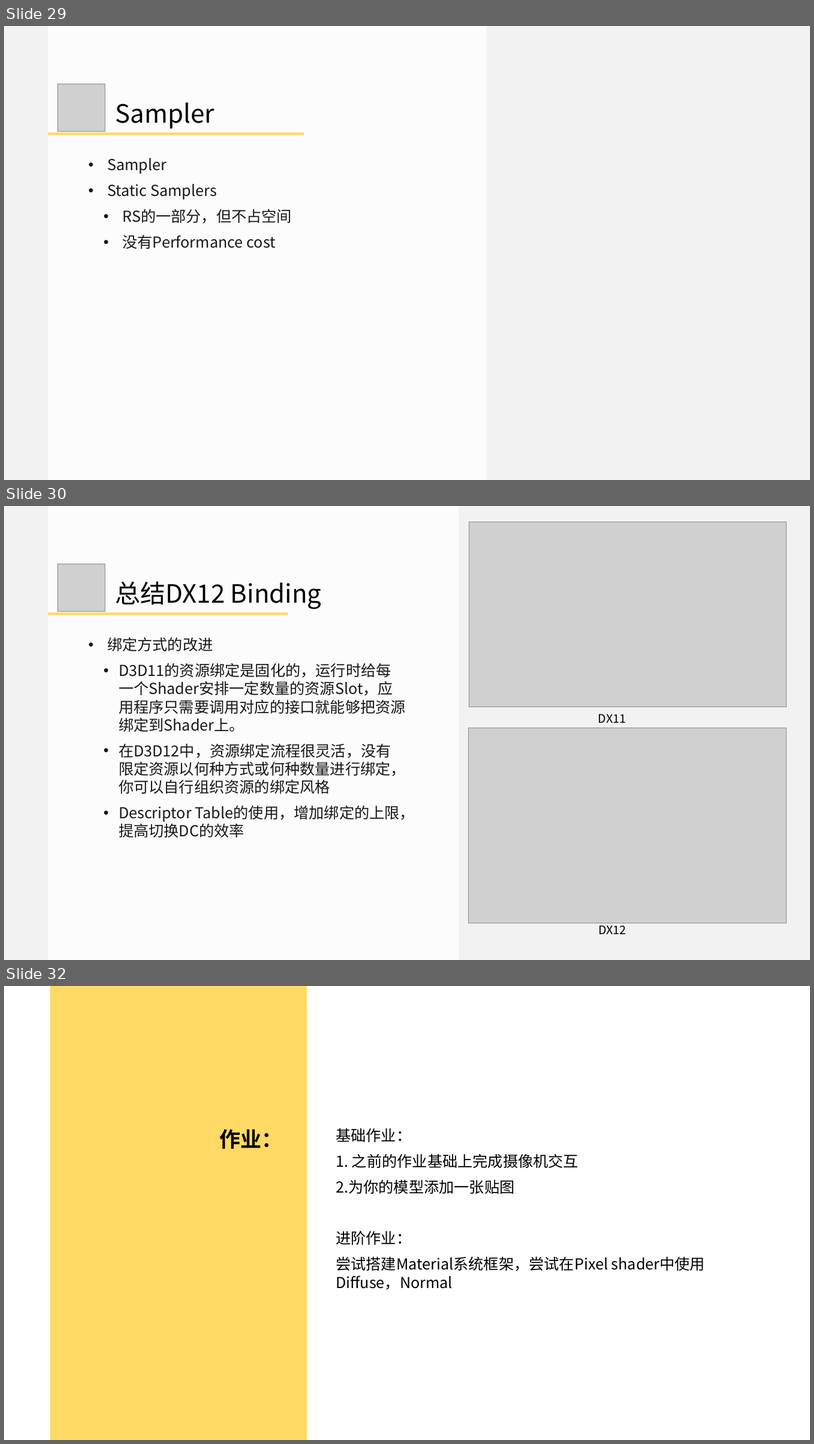
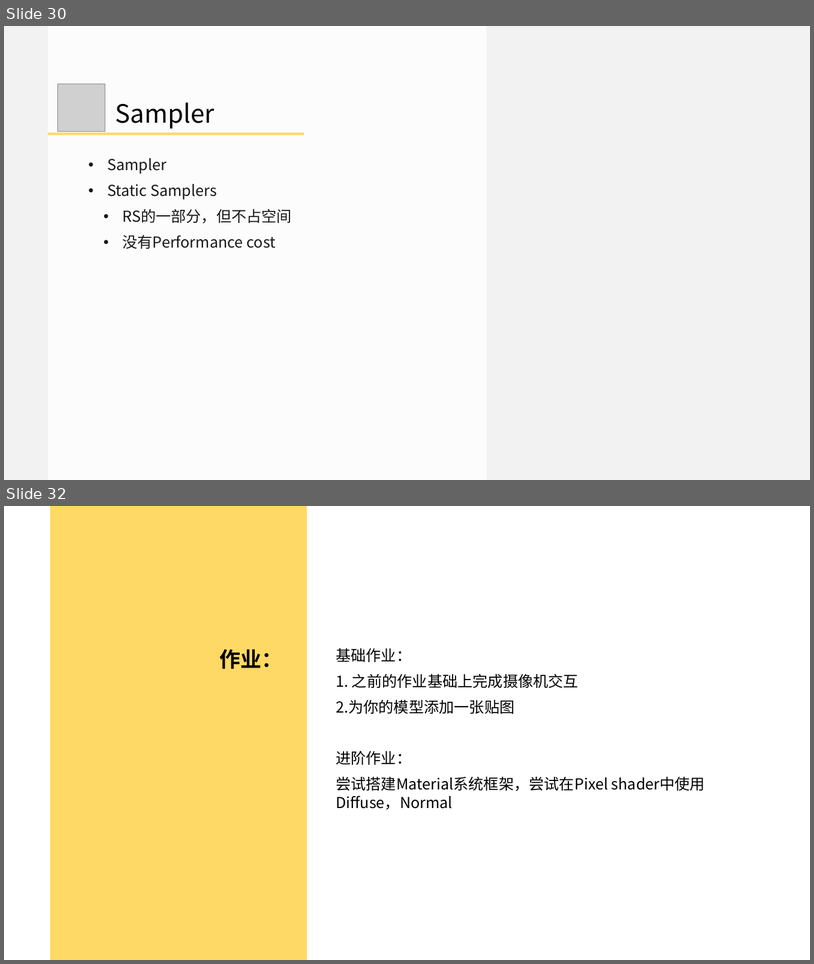
Before and after one commit to doomlover/KSGameEngineTutorials, a slide deck: PPTs/05.深入DX12绘制二.pptx. Shown one above the other, each under a label of ours: slides 29, 30 and 32 before the commit, slides 30 and 32 after it; the slides between them are not shown. The pictures are 814x1444 and 814x964 pixels, drawn with LibreOffice and Linux fonts; fonts in the diff are those of the drawing; grey boxes stand for pictures. Boxes give left, top, right and bottom in pixels: in the first picture for what was removed or moved away, otherwise in the second. Text is boxed around its words. In the diff, an @@ line names an element or a change of style, - is before the commit and + after.

```diff
--- a/PPTs/05.深入DX12绘制二.pptx
+++ b/PPTs/05.深入DX12绘制二.pptx
@@ slide 30 removed at [4,506,810,960], background #F2F2F2 @@
@@ rectangle removed at [48,506,459,960] @@
@@ picture removed at [469,522,787,707] @@
@@ picture removed at [57,564,105,611] @@
@@ text removed at [116,581,322,609] @@
-  总结DX12 Binding
@@ rectangle removed at [48,612,288,615] @@
@@ text removed at [107,637,415,837] @@
-• 绑定方式的改进
-  • D3D11的资源绑定是固化的，运行时给每一个Shader安排一定数量的资源Slot，应用程序只需要调用对应的接口就能够把资源绑定到Shader上。
-  • 在D3D12中，资源绑定流程很灵活，没有限定资源以何种方式或何种数量进行绑定，你可以自行组织资源的绑定风格
-  • Descriptor Table的使用，增加绑定的上限，提高切换DC的效率
@@ text removed at [599,714,626,723] @@
-DX11
@@ picture removed at [469,727,787,922] @@
@@ text removed at [599,922,626,934] @@
-DX12
@@ what was slide 29 is now slide 30 @@
```
Also in this commit, not shown: 16 slides changed, 2 slides added, 1 other slide removed.
